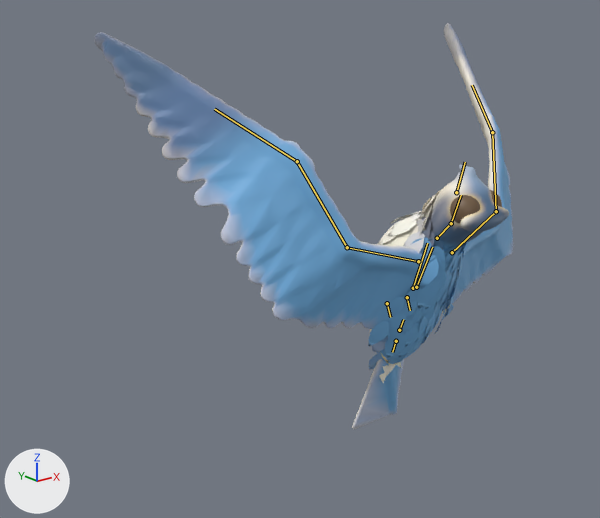
The glTF model game/art/models/peregrine_falcon.glb, before and after one commit.
Before and after are seen from a camera (50 mm lens) standing at (-0.816, -0.768, 0.91) and looking at (-0.139, 0.078, 0.572). Lighting does not change. The marker at lower left points along +X, +Y and +Z. The older version comes first. Both versions are drawn at frame 12 of the action 'fidget'; the numbers are the values there. The bones that bend it are drawn over the model as lines.

Objects in the first picture: 'peregrine_falcon_movie'.
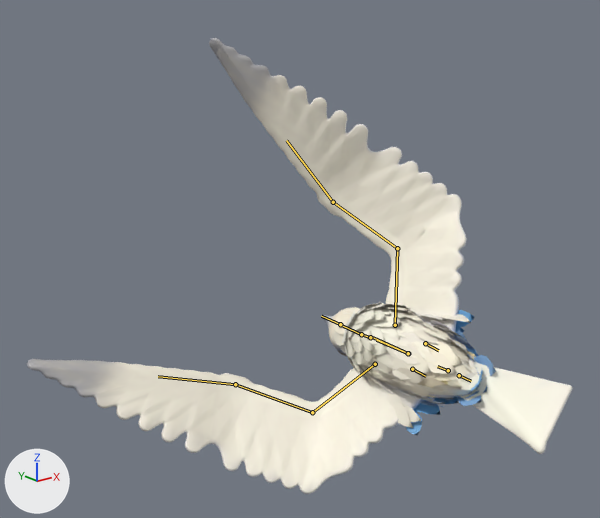
Boxes (x1, y1, x2, y2) around the edits, measured in the pictures (600 x 518 px):
'peregrine_falcon_movie', posed (30% wider, 12% taller): before (94, 23, 513, 429); after (27, 38, 573, 494)
bone 'root', root to tip: before (413, 288) to (427, 243); after (408, 353) to (373, 337)
bone 'neck', root to tip: before (437, 238) to (451, 223); after (370, 337) to (361, 334)
bone 'wing_upper.L', root to tip: before (418, 261) to (347, 247); after (395, 325) to (397, 248)
bone 'wing_lower.L', root to tip: before (347, 247) to (297, 161); after (397, 248) to (333, 202)
bone 'wing_hand.L', root to tip: before (297, 161) to (214, 109); after (333, 202) to (286, 140)
bone 'wing_upper.R', root to tip: before (452, 252) to (496, 211); after (375, 364) to (312, 412)
bone 'wing_lower.R', root to tip: before (496, 211) to (492, 132); after (312, 412) to (235, 384)
bone 'wing_hand.R', root to tip: before (492, 132) to (472, 85); after (235, 384) to (158, 376)

The change in detail:
Bone 'root' (bone_root) moves from (0.0, -0.003, 0.101) to (0.0, 0.0, 0.0).
Bone 'root' (bone_root) turns from (108, 0, 0) to (0, 127, 0) degrees about its own x, y and z.
Bone 'neck' (bone_neck) turns from (11, 0, 0) to (8, 0, 0) degrees about its own x, y and z.
Bone 'wing_upper.L' (bone_wing_upper_l) turns from (-16, 0, -27) to (-17, 0, -33) degrees about its own x, y and z.
Bone 'wing_lower.L' (bone_wing_lower_l) turns from (-26, 0, -16) to (-33, 0, -20) degrees about its own x, y and z.
Bone 'wing_hand.L' (bone_wing_hand_l) turns from (-18, 0, -11) to (-19, 0, -13) degrees about its own x, y and z.
Bone 'wing_upper.R' (bone_wing_upper_r) turns from (-16, 0, 27) to (-17, 0, 33) degrees about its own x, y and z.
Bone 'wing_lower.R' (bone_wing_lower_r) turns from (-26, 0, 16) to (-33, 0, 20) degrees about its own x, y and z.
Bone 'wing_hand.R' (bone_wing_hand_r) turns from (-18, 0, 11) to (-19, 0, 13) degrees about its own x, y and z.
